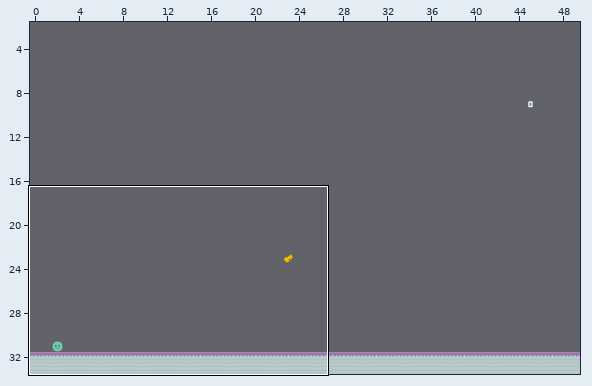
Level history. Tiled map (JSON): assets/levels/level3.json. The picture above shows the old version from afar; the outline marks the close-up.
Close-up. Old version:
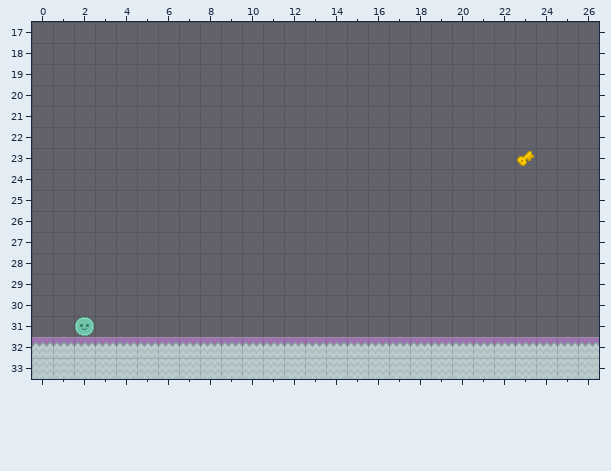
Cells are 21x21 px. Shown: x 0..26, y 17..33. The commit also changed other parts of the map, which this record leaves out.
Now the later version:
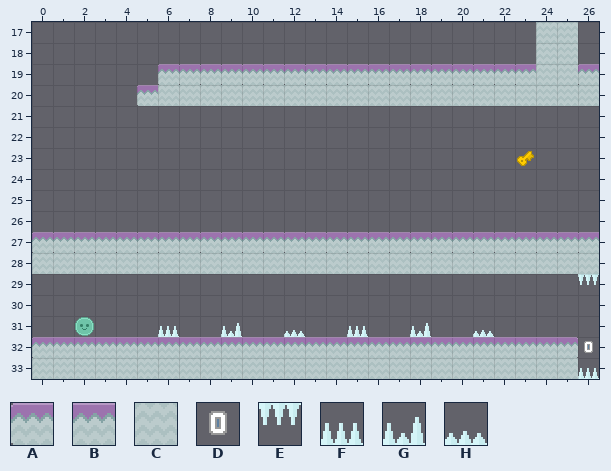
Key: from "Tileset": A 182, B 183, C 212, D 434, E 570, F 573, G 574, H 575.
_ is an empty cell.
Objects are placed by their top-left corner, in cells (3,4 is the top-left corner of cell 3,4); size is 1x1 cell unless given.
Tiles of an added or newly shown layer are drawn over the layers below it.
Changes in this commit:
Layer "FakeTiles" (added):
There is now tile C in rows 17 to 18 at x 24 to 25.
Layer "Platforms":
There is now tile A in row 19 at x 6 to 23 and 26; in row 20 at x 5; in row 27 at x 0 to 26.
There is now tile C in row 19 at x 24 to 25; in row 20 at x 6 to 26; in row 28 at x 0 to 26.
There is now tile E in row 29 at x 26.
The edit turns tile C into tile F in row 33 at x 26.
There is now tile F in row 31 at x 6 and 15.
There is now tile G in row 31 at x 9 and 18.
There is now tile H in row 31 at x 12 and 21.
Tile B is removed in row 32 at x 26.
Layer "Platforms #2":
Object D "1" at 26,32 comes in from outside this view.
